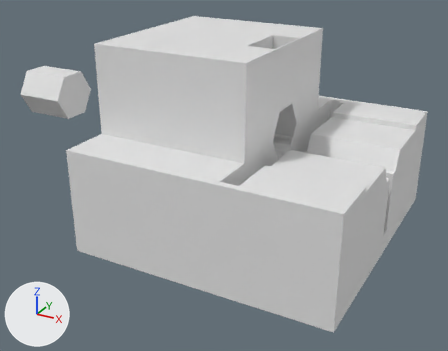
What one commit did to the Blender file parts/ballast/assembly.blend.
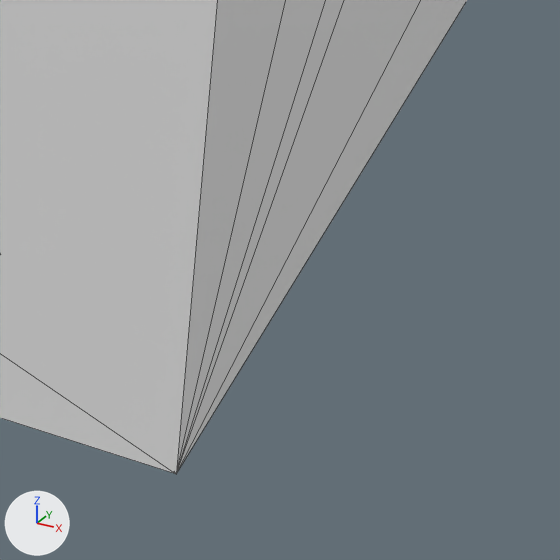
The first picture shows the older version from a camera (50 mm lens) standing at (31.6, -63.2, 33.5) and looking at (-1.9, -2.3, 3.1). The close-ups show both versions on the part from 70% to 85% of the width and 78% to 98% of the height of that picture; other places that the commit changed are outside them. The axes (+X, +Y, +Z) are drawn at lower left. The lights are the same throughout. The close-ups show mesh edges as thin lines.

Before the edit, the objects in view are built like this:
```python
me_cylinder = bpy.data.meshes.new('Cylinder')
me_cylinder.from_pydata(...)  # a 6-sided cylinder along z spanning x -0.87..0.87, y -1.0..1.0, z -1.0..1.0
me_sub_ballast_v3 = bpy.data.meshes.new('Sub-Ballast-V3')
me_sub_ballast_v3.from_pydata(...)  # 122 vertices, 256 faces; spans x -14.4..15.6, y -15.8..15.8, z -8.9..13.1
ob_align_pusher = bpy.data.objects.new('align pusher', me_cylinder)
ob_align_pusher.location = (-27.54, -2.7, 10.15)
ob_align_pusher.rotation_euler = (0.0, 1.571, 0.0)  # degrees (0, 90, 0)
ob_align_pusher.scale = (3.27, 3.27, 3.27)
ob_sub_ballast_v3 = bpy.data.objects.new('Sub-Ballast-V3', me_sub_ballast_v3)
ob_sub_ballast_v3.location = (2.69, -2.59, 6.95)
_m = ob_sub_ballast_v3.modifiers.new('Boolean', 'BOOLEAN')
_m.object = ob_cylinder_001
_m.solver = 'FLOAT'
```
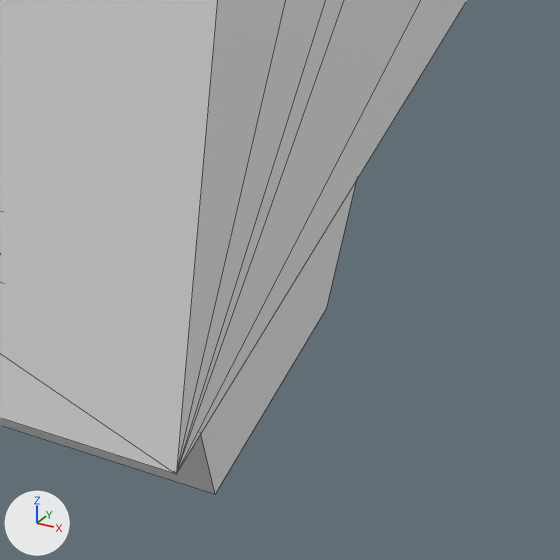
Where the change shows, as pixel boxes (x1, y1, x2, y2) in the close-ups (560 x 560 px):
```json
{"object": "sled", "change": "added", "after": [0, 182, 356, 494]}
```

Scene script edits in JSON lines:
```json
{"op": "add", "block": "ob_sled", "code": ["ob_sled = bpy.data.objects.new('sled', me_cylinder.copy())  # the mesh of ob_align_pusher", "ob_sled.location = (3.35, -11.8, -1.8)", "ob_sled.rotation_euler = (0.0, 1.571, 0.0)  # degrees (0, 90, 0)", "ob_sled.scale = (4.37, 4.37, 14.1)"]}
```
